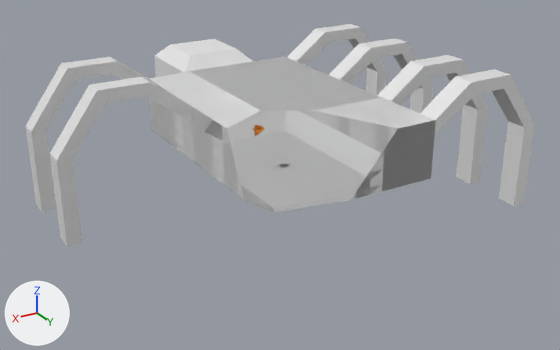
The Blender file Assets/Models/Spider.blend: old version first, new version second.
Rendered twice from a camera (50 mm lens) standing at (1.84, 3.06, 1.27) and looking at (-0.04, -0.08, -0.3). The axes (+X, +Y, +Z) are drawn at lower left. The lights are the same throughout. Everything nearer to the camera than a plane just in front of the edit is cut away.

Script lines for the objects in view, before the commit:
```python
me_cube = bpy.data.meshes.new('Cube')
me_cube.from_pydata(...)  # 692 vertices, 684 faces; spans x -1.06..1.06, y -0.63..0.63, z -0.42..0.28
me_cube.materials.append(mat_material)  # white #e7e7e7
me_cube_001 = bpy.data.meshes.new('Cube.001')
me_cube_001.from_pydata(...)  # 170 vertices, 156 faces; spans x -0.21..0.21, y -1.05..-0.63, z -0.21..0.21
me_cylinder_002 = bpy.data.meshes.new('Cylinder.002')
me_cylinder_002.from_pydata(...)  # 112 vertices, 64 faces; spans x 0.0897..0.1425, y -0.0292..0.0292, z -0.0292..0.0292
me_cylinder_002.materials.append(mat_arrowmaterial)  # picture img_arrow_abedo
ob_arrow_002 = bpy.data.objects.new('Arrow.002', me_cylinder_002)
ob_arrow_002.location = (0.0, 0.0, 0.0)
ob_body = bpy.data.objects.new('Body', me_cube)
ob_body.location = (0.0, 0.0, 0.0)
ob_head = bpy.data.objects.new('Head', me_cube_001)
ob_head.parent = ob_body
ob_head.location = (0.0, 0.0, 0.0)
```
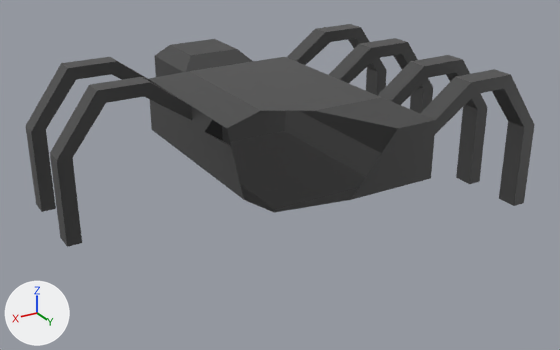
Where the change shows, as pixel boxes (x1, y1, x2, y2) in the pictures (560 x 350 px):
'Arrow.002', deleted: before (253, 125, 264, 136)
part 1 of me_cube, deleted: before (111, 29, 476, 213)
part 2 of me_cube, recoloured (grey to black): (26, 24, 534, 247) in both
part 3 of me_cube_001, recoloured (white to grey): (154, 39, 253, 77) in both

The change, as a diff of the scene's bpy script:
```diff
--- a/Assets/Models/Spider.blend.py
+++ b/Assets/Models/Spider.blend.py
@@ img_spider_head_alpedo @@
+img_spider_head_alpedo = load_image('spider_head_alpedo', '../Textures/spider_head_alpedo.png', 1024, 1024, 'sRGB')
@@ img_spider_body_albedo @@
+img_spider_body_albedo = load_image('spider_body_albedo', '../Textures/spider_body_albedo.png', 1024, 1024, 'sRGB')
@@ mat_spiderhead @@
+mat_spiderhead = principled_material('SpiderHead')
+mat_spiderhead.texture = img_spider_head_alpedo
@@ mat_spiderbody @@
+mat_spiderbody = principled_material('SpiderBody')
+mat_spiderbody.texture = img_spider_body_albedo
+mat_spiderbody.roughness = 0.4
@@ me_cube @@
 # used by ob_body; location = (0.0, 0.0, 0.0)
-me_cube.from_pydata(...)  # 692 vertices, 684 faces; spans x -1.06..1.06, y -0.63..0.63, z -0.42..0.28
+me_cube.from_pydata(...)  # 358 vertices, 350 faces; spans x -1.06..1.06, y -0.63..0.63, z -0.42..0.28
+# me_cube part 1: 334 vertices removed from x -0.42..0.42, y -0.63..0.63, z -0.21..0.21
+# me_cube part 2: 310 faces spanning x -1.06..1.06, y -0.63..0.63, z -0.42..0.28 switch from mat_material (white #e7e7e7) to mat_spiderbody (picture img_spider_body_albedo)
@@ me_cube_001 @@
 # used by ob_head; parent = ob_body; location = (0.0, 0.0, 0.0)
-me_cube_001.from_pydata(...)  # 170 vertices, 156 faces; spans x -0.21..0.21, y -1.05..-0.63, z -0.21..0.21
+me_cube_001.from_pydata(...)  # 178 vertices, 164 faces; spans x -0.21..0.21, y -1.074..-0.63, z -0.21..0.21
+# me_cube_001 part 3: 154 faces spanning x -0.21..0.21, y -1.05..-0.63, z -0.21..0.21 switch from no material to mat_spiderhead (picture img_spider_head_alpedo)
@@ ob_head @@
 ob_head = bpy.data.objects.new('Head', me_cube_001)
-ob_head.parent = ob_body
 ob_head.location = (0.0, 0.0, 0.0)
@@ ob_arrow_002 @@
-ob_arrow_002 = bpy.data.objects.new('Arrow.002', me_cylinder_002)
-ob_arrow_002.location = (0.0, 0.0, 0.0)
```
